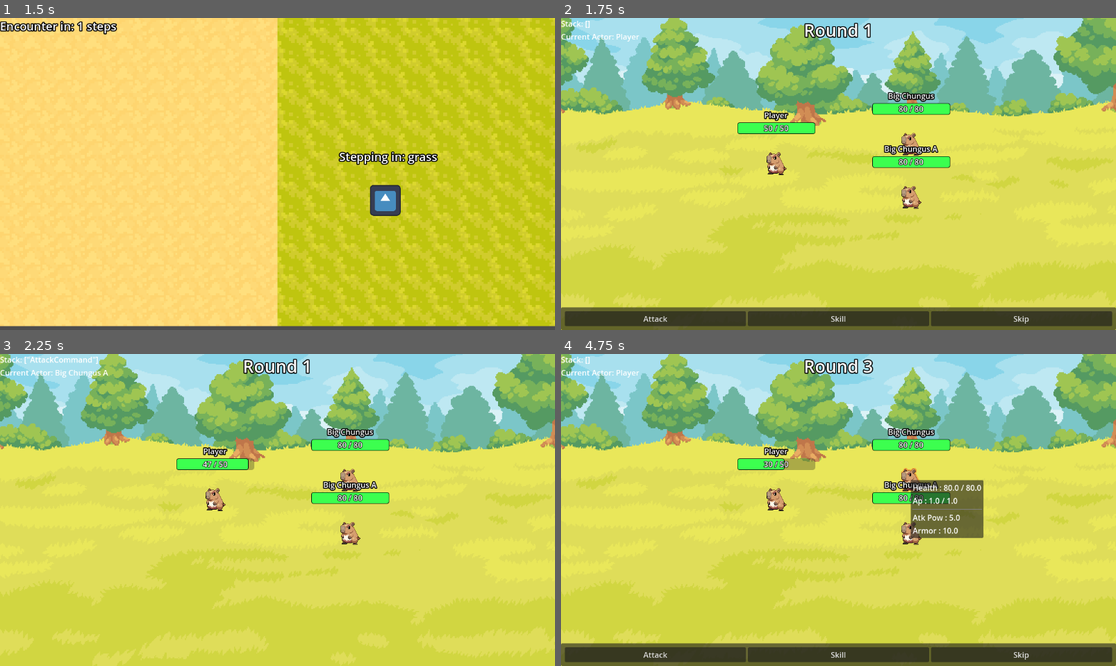
Above: before the commit, frames 1-4 (two rows, left to right).
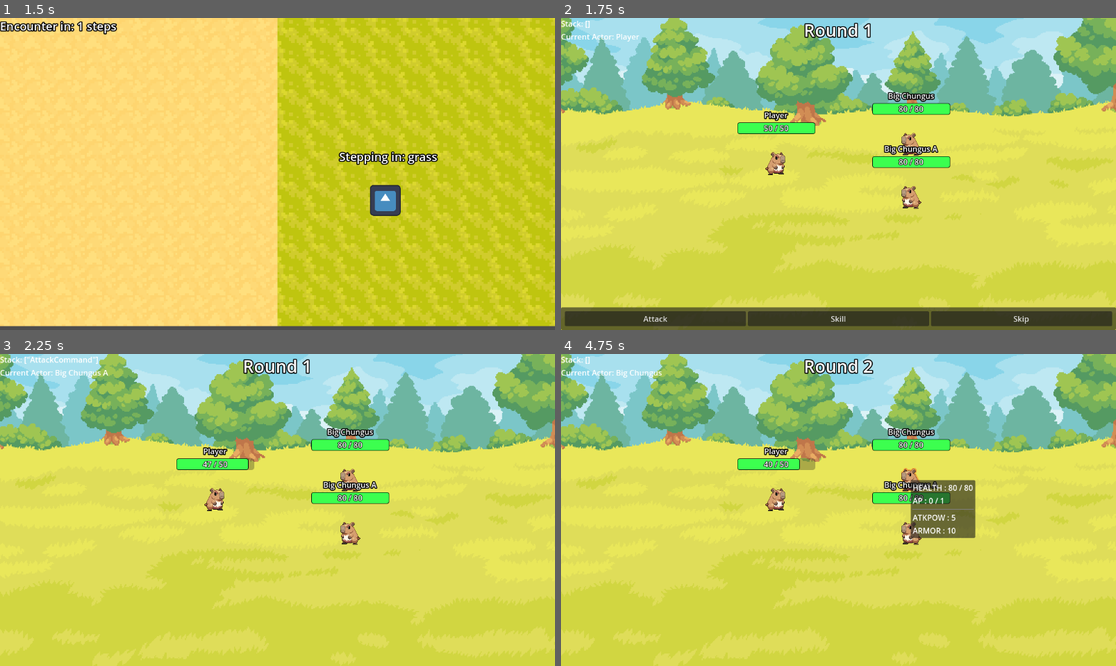
Above: after the commit, the same moments.

Repository: a-magno/godot-turn-based-framework
Game: Godot game, scene res://example/world/overworld.tscn
Two runs of this game, one before a commit and one after it. Both use one fixed random seed, a clock stepped at 60 frames per second and the inputs below. The engine's default icon, where the game draws it, is replaced by a stand-in: a white triangle on a blue panel in a dark square.
Inputs (mouse positions are in pixels of both pictures, inside the frame that each line leads up to):
- Up to frame 1 (1.5 s): tap Enter at 0.5 s; move the mouse to (399, 158) at 0.52 s; hold Right (ui_right) 0.53-1.28 s; click (399, 158) at 0.67 s; move the mouse to (166, 189) at 1.27 s; hold Down (ui_down) from 1.28 s (still down)
- Up to frame 2 (1.75 s): keep holding Down (ui_down)
- Up to frame 3 (2.25 s): release Down (ui_down) at 2 s; click "Skip" at 2 s
- Up to frame 4 (4.75 s): move the mouse to (777, 500) at 2.77 s; hold Right (ui_right) 2.78-3.5 s; click (777, 500) at 2.92 s; click "Skip" at 3.5 s; move the mouse to (910, 478) at 4.27 s; hold Up (ui_up) from 4.28 s (still down); click (910, 478) at 4.42 s

Frame 1 is identical in both runs. In frame 2, 0.2% of the frame differs, in the area x 36-41%, y 42-51%; in frame 3, 0.2%; in frame 4, 8.5%, in the area x 0-100%, y 1-100%.

Commit message:
starting action point system

Diff:
--- a/example/battle scene/combatant/Combatant.gd
+++ b/example/battle scene/combatant/Combatant.gd
@@ -75,13 +75,15 @@
 	# are not being shared across multiple combatants
 	stat_block.initialize()
 	$Vitals.initialize()
-
+	$Skin.flip_h = is_player()
 	GameManager.event.combat_round_start.connect(_on_round_start)
 	GameManager.event.combat_round_start.connect(_on_round_end)
+
 
 func set_active( _a : bool ):
 	if not alive(): return
 	super(_a)
+
 
 func turn_start()->void:
 	super()
@@ -89,10 +91,13 @@
 func turn_end()->void:
 	super()
 
+
 func queue_command( command : Command )->void:
 	if acted: return
+	if stat_block.get_attribute("ap").current_value <= 0: return
 	action_queued.emit(command)
 	turn_end()
+	stat_block.get_attribute("ap").decrease()
 	#print(">%s queued command type: %s" % [name, command.get_class_name()])
 	#acted = true
 	#print("Command queued")
--- a/example/ui/stat_viewer.gd
+++ b/example/ui/stat_viewer.gd
@@ -14,7 +14,7 @@
 
 	for a : Attribute in attribs.values():
 		var lbl := Label.new()
-		lbl.text = "%s : %.1f / %.1f" % [a.id.capitalize(), a.current_value, a.max_value ]
+		lbl.text = "%s : %d / %d" % [a.id.to_upper(), a.current_value, a.max_value ]
 		%StatsContainer.add_child( lbl )
 
 	%StatsContainer.add_child( HSeparator.new() )
@@ -22,5 +22,5 @@
 	for stat : Stat in stats.values():
 		if stat.hidden: continue
 		var lbl := Label.new()
-		lbl.text = "%s : %.1f" % [stat.id.capitalize(), stat.value]
+		lbl.text = "%s : %d" % [stat.id.to_upper(), stat.value]
 		%StatsContainer.add_child( lbl )
--- a/stat system/classes/attribute.gd
+++ b/stat system/classes/attribute.gd
@@ -34,10 +34,10 @@
 
 
 
-func increase( amount : float )->void:
+func increase( amount : float = 1)->void:
 	current_value += amount
 
-func decrease( amount : float )->void:
+func decrease( amount : float = 1 )->void:
 	current_value -= amount
 
 func maximize()->void:
